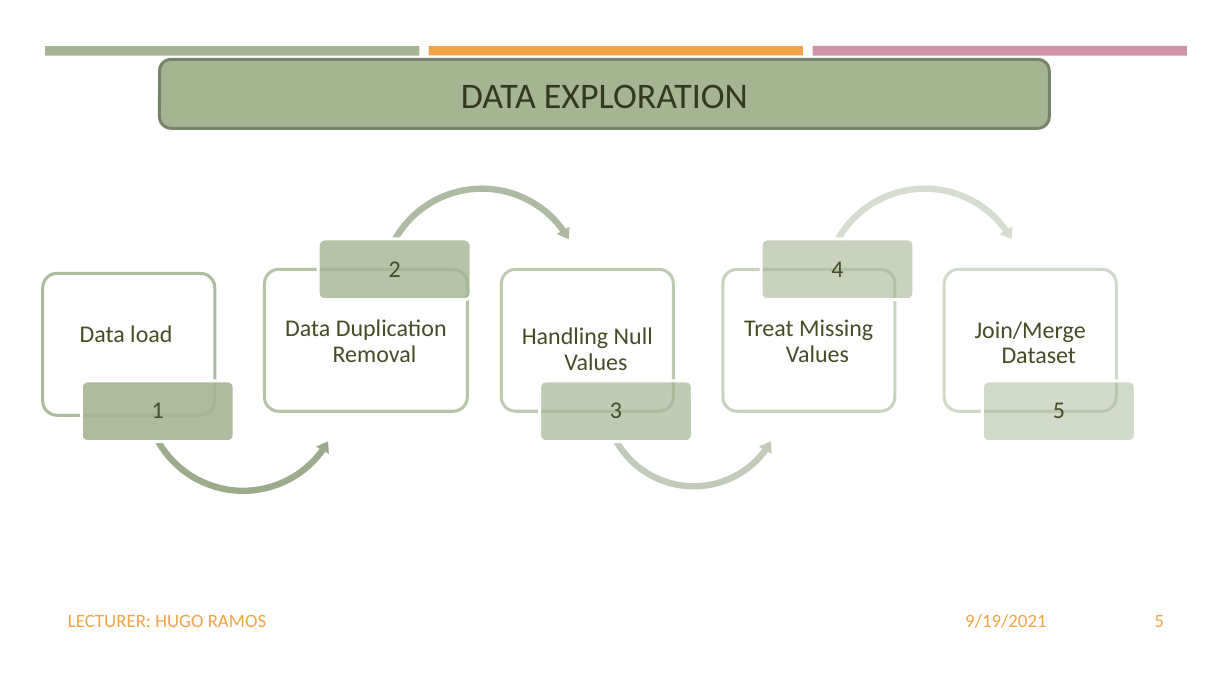
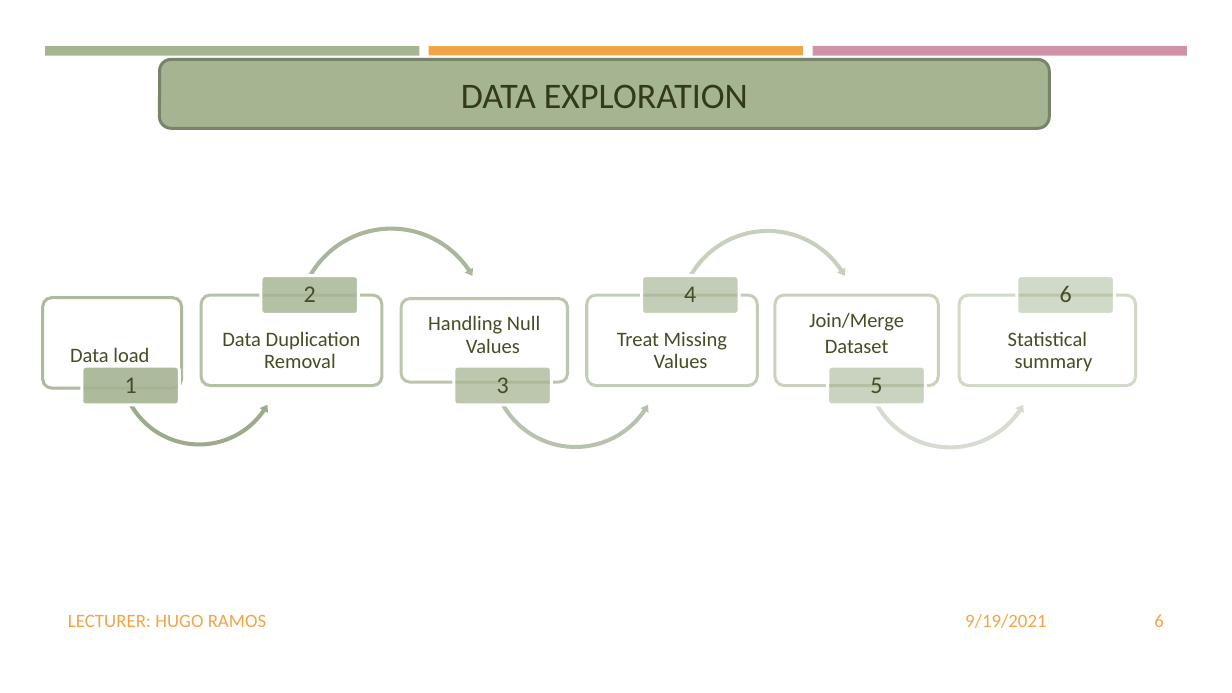
Before and after one commit to dhivyapadmanaban/California_Wildfires, a slide deck: slide 6 of Presentation/CALIFORNIA WILDFIRES.pptx (slide 5 before the commit). Drawn at 1232x693 pixels with LibreOffice and Linux fonts; fonts in the diff are those of the drawing. Boxes give left, top, right and bottom in pixels: in the first picture for what was removed or moved away, otherwise in the second. Text is boxed around its words. In the diff, an @@ line names an element or a change of style, - is before the commit and + after.

Commit message:
PPT is updated with data analysis and data exploration process.

```diff
--- a/Presentation/CALIFORNIA WILDFIRES.pptx
+++ b/Presentation/CALIFORNIA WILDFIRES.pptx
@@ freeform shape resized from (x1=375, y1=181, x2=589, y2=395) to (x1=293, y1=224, x2=489, y2=420) @@
@@ freeform shape at (x1=293, y1=224, x2=489, y2=420): fill #AEBAA2 to #A9B69C @@
@@ rounded rectangle resized from (x1=43, y1=274, x2=216, y2=415) to (x1=43, y1=298, x2=182, y2=388) @@
@@ text "Data load" moved from (x1=80, y1=325, x2=172, y2=342) to (x1=70, y1=347, x2=149, y2=362) @@
@@ freeform shape resized from (x1=138, y1=288, x2=349, y2=499) to (x1=116, y1=283, x2=282, y2=450) @@
@@ fill #FFFFFF at 89% opacity to #FFFFFF at 90% opacity in 5 elements at (x1=960, y1=296, x2=1136, y2=386), (x1=43, y1=298, x2=182, y2=388), (x1=775, y1=296, x2=939, y2=386), (x1=586, y1=296, x2=756, y2=386), (x1=201, y1=296, x2=382, y2=386) @@
@@ rounded rectangle resized from (x1=265, y1=270, x2=468, y2=411) to (x1=201, y1=296, x2=382, y2=386) @@
@@ text "2" moved from (x1=389, y1=261, x2=401, y2=277) to (x1=304, y1=286, x2=316, y2=302) @@
@@ freeform shape resized from (x1=598, y1=302, x2=790, y2=494) to (x1=488, y1=276, x2=664, y2=452) @@
@@ freeform shape at (x1=488, y1=276, x2=664, y2=452): fill #C2CBB9 to #B8C3AD @@
@@ rounded rectangle resized from (x1=501, y1=270, x2=674, y2=411) to (x1=586, y1=296, x2=756, y2=386) @@
@@ text "4" moved from (x1=831, y1=261, x2=843, y2=277) to (x1=684, y1=286, x2=696, y2=302) @@
@@ rounded rectangle resized from (x1=723, y1=270, x2=896, y2=411) to (x1=775, y1=296, x2=939, y2=386) @@
@@ freeform shape resized from (x1=818, y1=181, x2=1032, y2=395) to (x1=861, y1=275, x2=1039, y2=452) @@
@@ rounded rectangle resized from (x1=944, y1=270, x2=1116, y2=411) to (x1=960, y1=296, x2=1136, y2=386) @@
@@ group added at (x1=261, y1=227, x2=1114, y2=414): 6 rounded rectangles, 2 texts, 1 freeform shape @@
+  Statistical summary
+  6
@@ text "Data Duplication Removal" moved from (x1=285, y1=319, x2=447, y2=362) to (x1=222, y1=331, x2=361, y2=368) @@
@@ text "Handling Null Values" moved from (x1=522, y1=327, x2=653, y2=370) to (x1=428, y1=315, x2=540, y2=353) @@
@@ text "Handling Null Values" at (x1=428, y1=315, x2=540, y2=353): size 14 to 12 pt; less space between paragraphs @@
@@ size 14 to 12 pt in 3 elements at (x1=70, y1=347, x2=149, y2=362), (x1=222, y1=331, x2=361, y2=368), (x1=617, y1=332, x2=727, y2=368) @@
@@ text "Treat Missing Values" moved from (x1=744, y1=319, x2=873, y2=362) to (x1=617, y1=332, x2=727, y2=368) @@
@@ text at (x1=809, y1=313, x2=904, y2=353): text changed; size 14 to 12 pt @@
-  Join/Merge Dataset
+  Join/Merge
+  Dataset
@@ rounded rectangle resized from (x1=81, y1=381, x2=234, y2=441) to (x1=81, y1=366, x2=179, y2=404) @@
@@ rounded rectangle at (x1=81, y1=366, x2=179, y2=404): fill #A5B492 at 89% opacity to #A5B492 at 90% opacity @@
@@ text "1" moved from (x1=152, y1=402, x2=164, y2=418) to (x1=125, y1=377, x2=137, y2=393) @@
@@ text "3" moved from (x1=610, y1=402, x2=622, y2=418) to (x1=497, y1=377, x2=509, y2=393) @@
@@ text "5" moved from (x1=1053, y1=402, x2=1065, y2=418) to (x1=870, y1=377, x2=882, y2=393) @@
@@ group removed at (x1=318, y1=239, x2=1135, y2=441): 4 rounded rectangles @@
@@ page number at (x1=1154, y1=614, x2=1164, y2=627): text changed @@
-5
+6
```
Also in this commit, not shown: 3 other slides changed, 2 slides removed, 1 other file.
